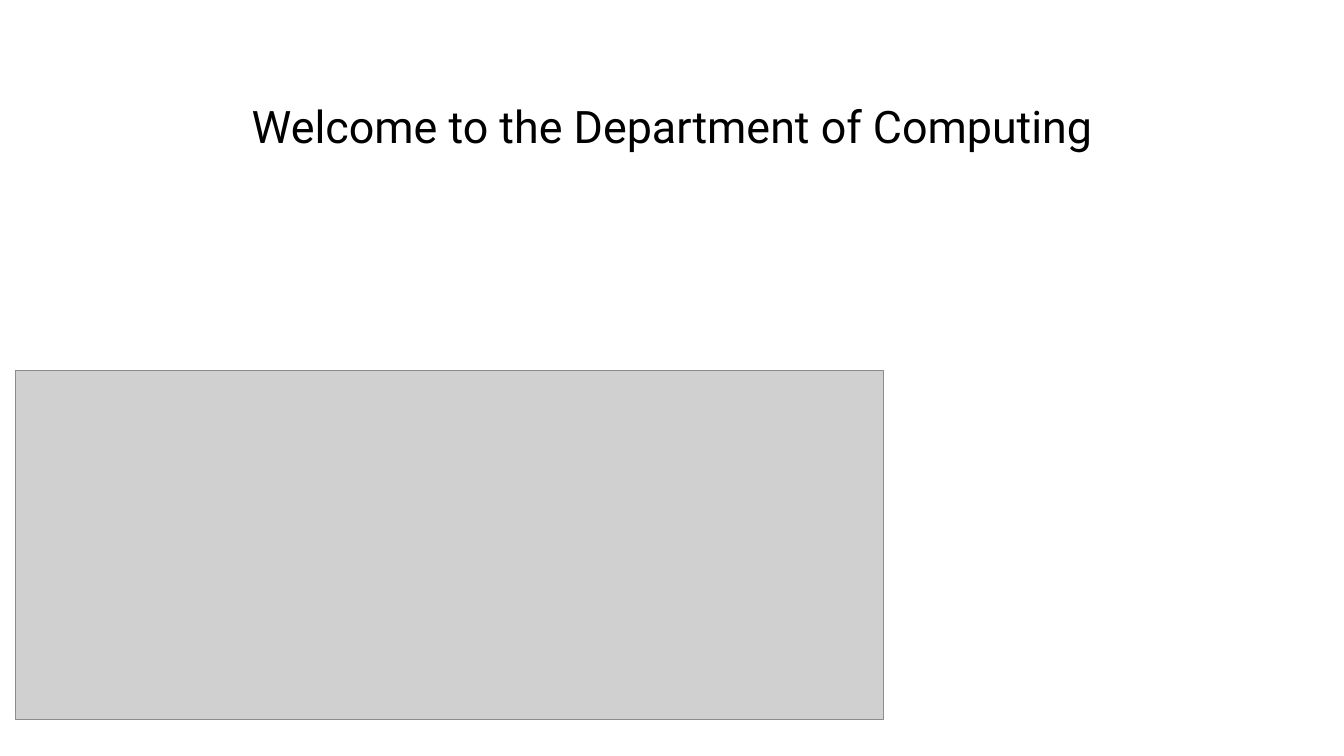
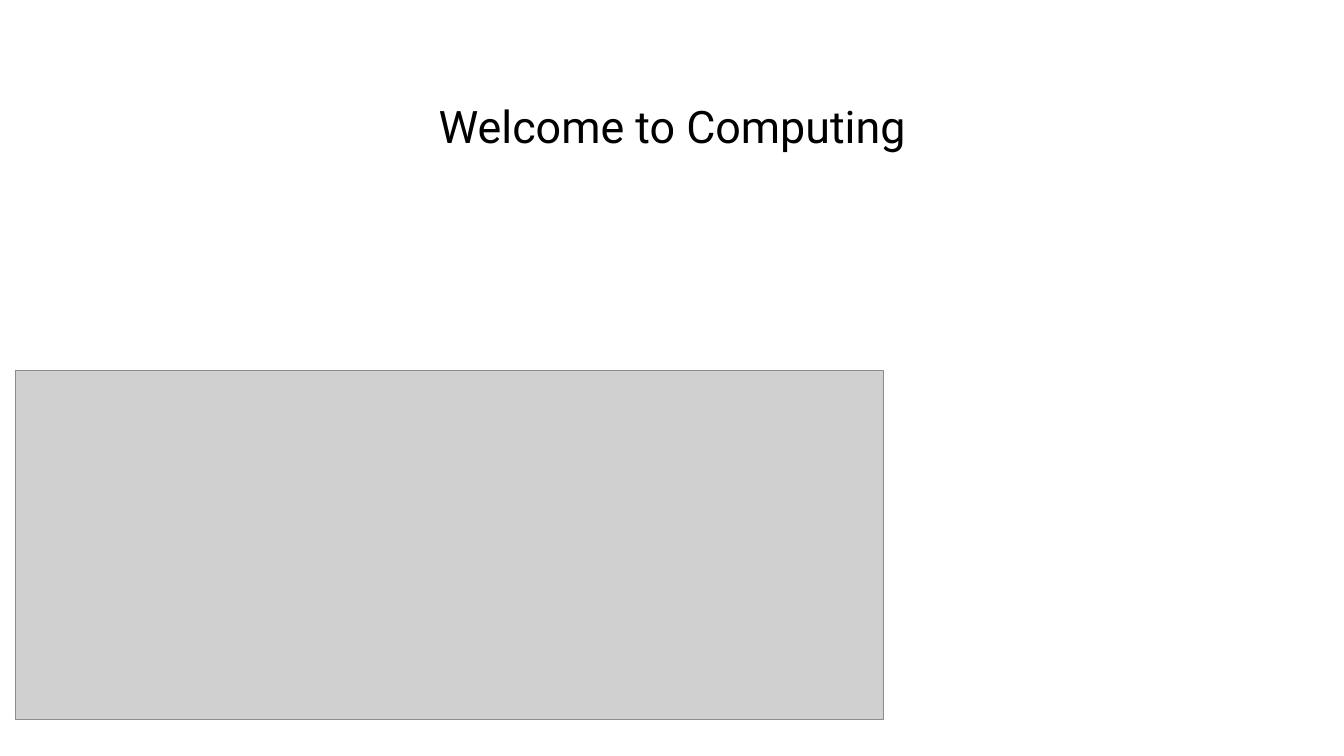
Before and after one commit to fi67/startPoint, a slide deck: slide 1 of rpsc2023.pptx. Drawn at 1344x756 pixels with LibreOffice and Linux fonts; fonts in the diff are those of the drawing; grey boxes stand for pictures; background and template pictures are left out. Boxes give left, top, right and bottom in pixels: in the first picture for what was removed or moved away, otherwise in the second. Text is boxed around its words. In the diff, an @@ line names an element or a change of style, - is before the commit and + after.

```diff
--- a/rpsc2023.pptx
+++ b/rpsc2023.pptx
@@ text at <box>439,109,905,153</box>: text changed @@
-Welcome to the Department of Computing
+Welcome to Computing
```
Also in this commit, not shown: 4 other slides changed.
